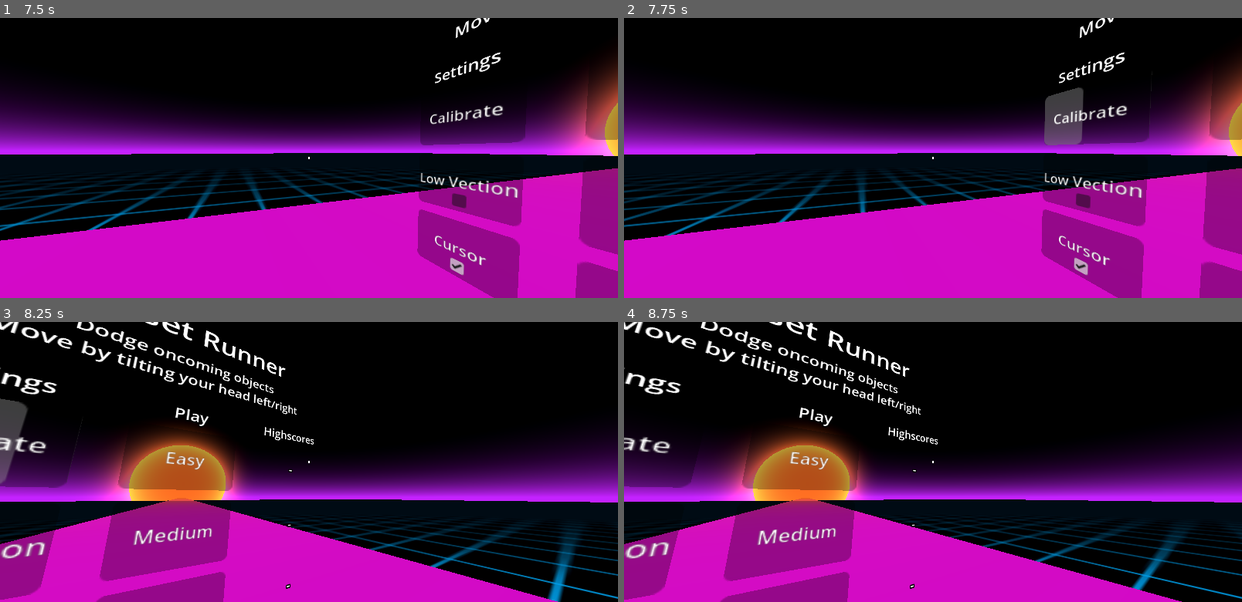
Above: before the commit, frames 1-4 (two rows, left to right).
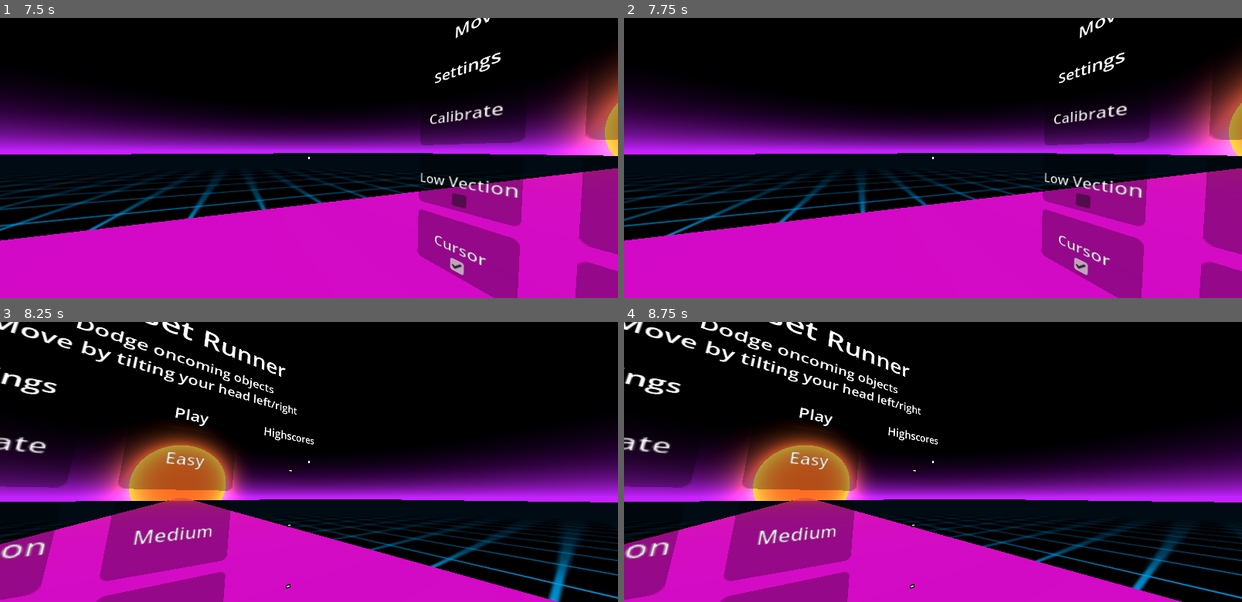
Above: after the commit, the same moments.

Repository: lharju/sunset-runner
Game: Godot game, scene res://Scenes/Main.tscn
The game is run twice, just before and just after one commit, with the same random seed, the same clock (stepped at 60 frames per second) and the same inputs.
Inputs (mouse positions are in pixels of both pictures, inside the frame that each line leads up to):
- Up to frame 1 (7.5 s): move the mouse to (339, 158) at 0.52 s; click (339, 158) at 0.6 s; move the mouse to (278, 158) at 1.27 s; right-click (278, 158) at 1.35 s; move the mouse to (321, 152) at 2.02 s; click (321, 152) at 2.1 s; move the mouse to (302, 163) at 2.77 s; right-click (302, 163) at 2.85 s; move the mouse to (352, 160) at 3.52 s; click (352, 160) at 3.6 s; move the mouse to (259, 155) at 4.27 s; right-click (259, 155) at 4.35 s; move the mouse to (315, 158) at 5.02 s; click (315, 158) at 5.1 s; move the mouse to (284, 152) at 5.77 s; right-click (284, 152) at 5.85 s; move the mouse to (339, 158) at 6.52 s; click (339, 158) at 6.6 s; move the mouse to (278, 158) at 7.27 s; right-click (278, 158) at 7.35 s
- Up to frame 2 (7.75 s): no input
- Up to frame 3 (8.25 s): move the mouse to (321, 456) at 8.02 s; click (321, 456) at 8.1 s
- Up to frame 4 (8.75 s): no input

Frame 1 is identical in both runs. In frame 2, 1.1% of the frame differs, in the area x 68-86%, y 24-46%; in frame 3, 0.8%; in frame 4, nothing differs.

Commit message:
Calibration labels

Diff:
--- a/Resources/grid.tres
+++ b/Resources/grid.tres
@@ -8,5 +8,5 @@
 albedo_texture = ExtResource("1")
 emission_enabled = true
 uv1_scale = Vector3(32, 32, 32)
-uv1_offset = Vector3(0, -905.98016, 0)
+uv1_offset = Vector3(0, -1359.032, 0)
 uv2_offset = Vector3(0, 0.495, 0)
--- a/Scenes/ButtonVR.tscn
+++ b/Scenes/ButtonVR.tscn
@@ -44,7 +44,7 @@
 shape = SubResource("BoxShape3D_6hvty")
 
 [node name="Timer" type="Timer" parent="."]
-wait_time = 2.0
+wait_time = 3.0
 one_shot = true
 
 [connection signal="timeout" from="Timer" to="." method="_on_timer_timeout"]
--- a/Scripts/CalibButton.gd
+++ b/Scripts/CalibButton.gd
@@ -16,7 +16,7 @@
 	rot_acm += abs(rot - past_rot)
 	past_rot = rot
 
-	if rot_acm >= 0.08:
+	if rot_acm >= 0.1:
 		timer.start()
 		rot_acm = 0
 
--- a/Scripts/Main.gd
+++ b/Scripts/Main.gd
@@ -111,13 +111,16 @@
 			match (cal_state):
 				0:
 					interface.display_width = display_width + pitch * 4.0
-					calib_button.label.text = "%2.2f" % interface.display_width
+					calib_button.label.text = "width\n%2.2f" % interface.display_width
 				1:
+					interface.iod = iod + pitch * 1.5
+					calib_button.label.text = "iod\n%1.3f" % interface.iod
+				2:
 					interface.k1 = k1 + pitch * 0.2
-					calib_button.label.text = "%1.3f" % interface.k1
-				2:
+					calib_button.label.text = "k1\n%1.3f" % interface.k1
+				3:
 					interface.k2 = k2 + pitch * 0.2
-					calib_button.label.text = "%1.3f" % interface.k2
+					calib_button.label.text = "k2\n%1.3f" % interface.k2
 				_:
 					calibration_done.emit()
 		States.PLAY:
--- a/Scripts/ray_cast_3d.gd
+++ b/Scripts/ray_cast_3d.gd
@@ -2,11 +2,18 @@
 
 # Called every frame. 'delta' is the elapsed time since the previous frame.
 var gazed_button: ButtonVR
+var pre_gazed_button: ButtonVR
 func _process(_delta: float) -> void:
 	var collider: Object = self.get_collider()
 	if collider:
 		gazed_button = collider.get_parent() as ButtonVR
 		gazed_button.start_gaze()
-	elif gazed_button:
-		gazed_button.end_gaze()
-		gazed_button = null
+	elif pre_gazed_button:
+		pre_gazed_button.end_gaze()
+		pre_gazed_button = null
+
+	if pre_gazed_button and pre_gazed_button != gazed_button:
+		pre_gazed_button.end_gaze()
+		pre_gazed_button = null
+
+	pre_gazed_button = gazed_button
